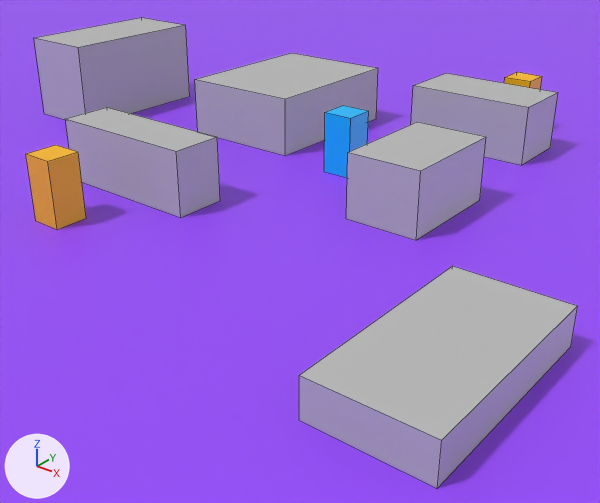
A saved change to the Blender file Application/Editor/Editor.blend.
The view is the same before and after, from a camera (50 mm lens) standing at (29.95, -35.05, 19.12) and looking at (3.64, -2.17, -1.27). Arrows for +X, +Y and +Z are at lower left; the lights stay in place. The older version comes first. Mesh edges are drawn as thin lines.

Names of what the first picture shows: 'Noraml_Enemy', 'Normal_Obstacle', 'Normal_Obstacle.001', 'Normal_Obstacle.002', 'Normal_Obstacle.003', 'Normal_Obstacle.004', 'Normal_Obstacle.005', 'Player', '床' and 1 more.
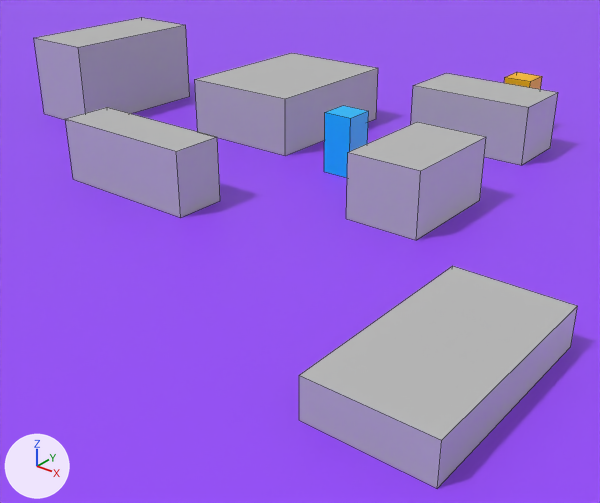
Location of each change, [x1, y1, x2, y2] in pixels of the pictures (600 x 503 px):
'Noraml_Enemy', deleted: before [26, 145, 86, 230]

The change, as a diff of the scene's bpy script:
```diff
--- a/Application/Editor/Editor.blend.py
+++ b/Application/Editor/Editor.blend.py
@@ ob_noraml_enemy @@
-ob_noraml_enemy = bpy.data.objects.new('Noraml_Enemy', me_立方体_005)
-ob_noraml_enemy.location = (-8.02, -9.47, 2.0)
-ob_noraml_enemy.scale = (1.0, 1.0, 2.0)
```
